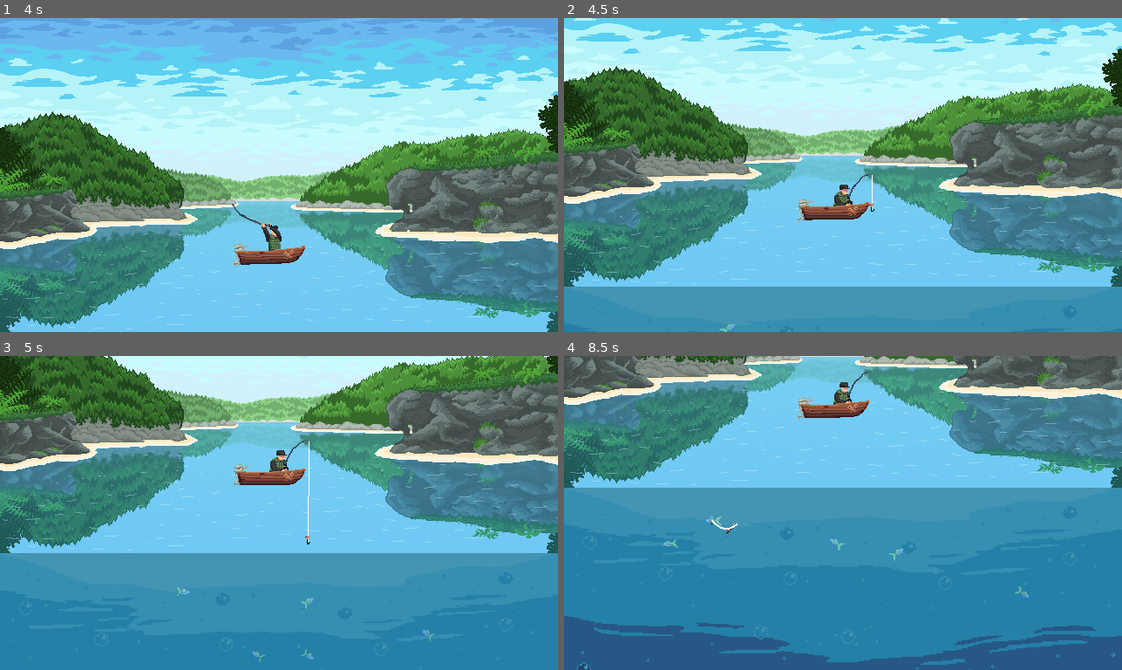
Above: before the commit, frames 1-4 (two rows, left to right).
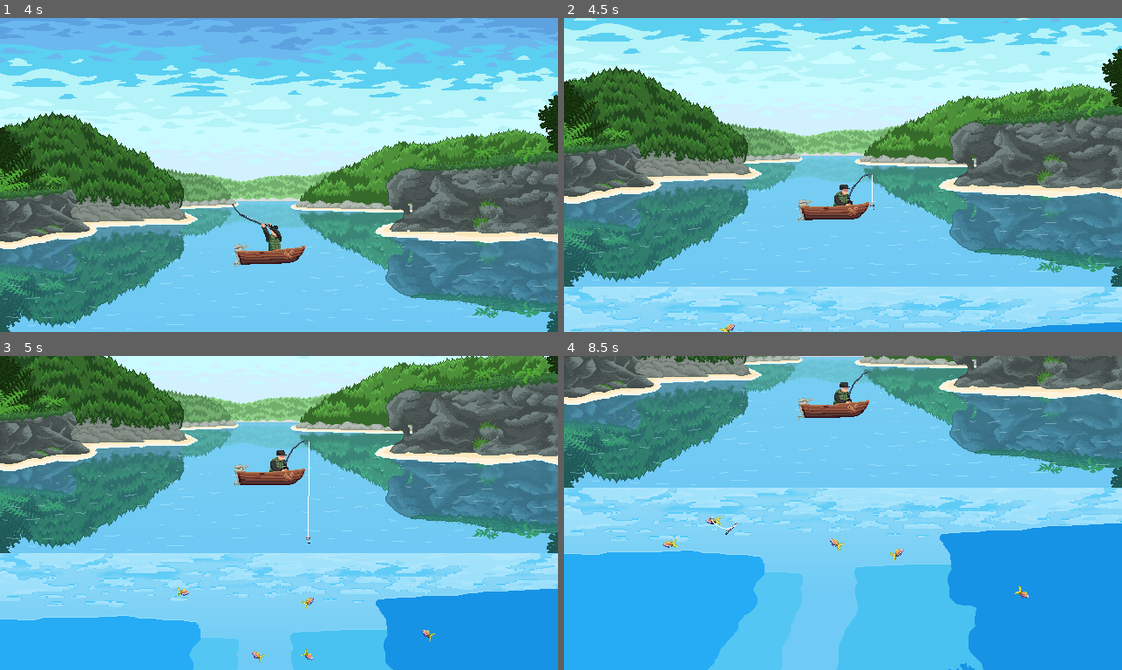
Above: after the commit, the same moments.

Repository: Bad-Onion/gyotaku
Game: Godot game, scene res://main.tscn
Same seed, same stepped clock (60 frames per second), same inputs: the game is played once before the commit and once after it.
Inputs (mouse positions are in pixels of both pictures, inside the frame that each line leads up to):
- Up to frame 1 (4 s): click "Jogar" at 0.5 s; move the mouse to (401, 159) at 1.27 s; click (401, 159) at 1.35 s; move the mouse to (167, 190) at 2.02 s; click (167, 190) at 2.1 s; move the mouse to (334, 105) at 2.77 s; click (334, 105) at 2.85 s; move the mouse to (251, 237) at 3.52 s; click (251, 237) at 3.6 s
- Up to frame 2 (4.5 s): move the mouse to (1010, 222) at 4.27 s; click (1010, 222) at 4.35 s
- Up to frame 3 (5 s): no input
- Up to frame 4 (8.5 s): move the mouse to (675, 465) at 5.02 s; click (675, 465) at 5.1 s; move the mouse to (870, 513) at 5.77 s; click (870, 513) at 5.85 s; move the mouse to (759, 434) at 6.52 s; click (759, 434) at 6.6 s; move the mouse to (965, 497) at 7.27 s; click (965, 497) at 7.35 s; move the mouse to (731, 528) at 8.02 s; click (731, 528) at 8.1 s

Frame 1 is identical in both runs. In frame 2, 14% of the frame differs, in the area x 0-100%, y 58-100%; in frame 3, 37%; in frame 4, 58%, in the area x 0-100%, y 41-100%.

Commit message:
assets background images

Diff:
--- a/gyotaku/scenes/interactables/fishing_cursor_ui/fishing_cursor_ui.tscn
+++ b/gyotaku/scenes/interactables/fishing_cursor_ui/fishing_cursor_ui.tscn
@@ -1,9 +1,9 @@
 [gd_scene format=3 uid="uid://up571wp5o825"]
 
-[ext_resource type="Texture2D" uid="uid://strfaqn8wah7" path="res://assets/sprites/HUD/a-retro-styled-pixel-art-illustration-of-a-fishing-rod-free-png.webp" id="1_7gxyw"]
 [ext_resource type="Script" uid="uid://csx5k7ay4wh0r" path="res://scenes/interactables/fishing_cursor_ui/components/fishing_hud_config.gd" id="2_d6030"]
-[ext_resource type="Texture2D" uid="uid://ccxha327uwpcl" path="res://assets/sprites/HUD/sr2e72fbd0562aws3.png" id="2_xla6n"]
 [ext_resource type="Script" uid="uid://df0awv8y88e4b" path="res://scenes/interactables/fishing_cursor_ui/fishing_cursor_ui.gd" id="3_2duka"]
+[ext_resource type="Texture2D" uid="uid://big7vr8yu8ock" path="res://assets/sprites/fishing_rod/fishing_cursor.png" id="3_d6030"]
+[ext_resource type="Texture2D" uid="uid://eebee6qdtu0p" path="res://assets/sprites/HUD/fishing_cursor_arrow_hud.png" id="4_a4k06"]
 [ext_resource type="Script" uid="uid://bp6jpcuc73prj" path="res://scenes/interactables/fishing_cursor_ui/components/fishing_line_renderer.gd" id="4_kpmcx"]
 
 [sub_resource type="Resource" id="Resource_a4k06"]
@@ -17,24 +17,24 @@
 
 [node name="RodSprite" type="Sprite2D" parent="." unique_id=2066038344]
 unique_name_in_owner = true
-scale = Vector2(0.013010205, 0.013010205)
-texture = ExtResource("1_7gxyw")
+scale = Vector2(0.76795846, 0.76795846)
+texture = ExtResource("3_d6030")
 
 [node name="TipMarker" type="Marker2D" parent="RodSprite" unique_id=1987311679]
 unique_name_in_owner = true
-position = Vector2(461.17645, -384.3137)
+position = Vector2(7.812923, -6.510769)
 
 [node name="ArrowSprite" type="Sprite2D" parent="." unique_id=2137930341]
 unique_name_in_owner = true
-position = Vector2(12.000001, -12)
+position = Vector2(13.028747, -13.326645)
 rotation = -0.7261898
-scale = Vector2(0.007812512, 0.007812512)
-texture = ExtResource("2_xla6n")
+scale = Vector2(0.3340224, 0.3340224)
+texture = ExtResource("4_a4k06")
 script = ExtResource("3_2duka")
 
 [node name="FishingLine" type="Line2D" parent="." unique_id=216516106]
 unique_name_in_owner = true
-width = 2.0
+width = 1.0
 begin_cap_mode = 2
 end_cap_mode = 2
 script = ExtResource("4_kpmcx")
--- a/gyotaku/scenes/levels/level_1/level_1.tscn
+++ b/gyotaku/scenes/levels/level_1/level_1.tscn
@@ -4,10 +4,9 @@
 [ext_resource type="Script" uid="uid://c6offhed2uwqi" path="res://scenes/levels/level_1/level_1.gd" id="1_58uyj"]
 [ext_resource type="Script" uid="uid://c8d754vqus2jd" path="res://scenes/mechanics/fishing_mechanic/fishing_mechanic_system.gd" id="2_3lh42"]
 [ext_resource type="Script" uid="uid://cvequxdehv1n8" path="res://scenes/mechanics/camera/fishing_camera.gd" id="2_hhmec"]
-[ext_resource type="Texture2D" uid="uid://djljh5k7mj4fa" path="res://assets/backgrounds/shiva-arkaplann.jpg" id="2_napug"]
-[ext_resource type="Texture2D" uid="uid://cwxvuk7jqel8d" path="res://assets/backgrounds/okinawa_background.png" id="3_1jeig"]
 [ext_resource type="Texture2D" uid="uid://bol4gj83bfk5p" path="res://assets/sprites/boat/Barco-Sheet.png" id="3_napug"]
 [ext_resource type="Script" uid="uid://ci7g83sbukdl2" path="res://scenes/mechanics/fishing_mechanic/player_fishing_input.gd" id="3_vmhy7"]
+[ext_resource type="PackedScene" uid="uid://cct68w64r5qsd" path="res://scenes/ui/okinawa_background/okinawa_underwater_background.tscn" id="4_1iula"]
 [ext_resource type="Script" uid="uid://d4im07ios3cej" path="res://scenes/mechanics/fishing_mechanic/fish_spawner.gd" id="4_58uyj"]
 [ext_resource type="Script" uid="uid://byhdwncbhrg0u" path="res://scenes/interactables/boat/boat_floating.gd" id="4_w3g2g"]
 [ext_resource type="PackedScene" uid="uid://cgb7ob0db0t1f" path="res://scenes/entities/fishes/fish.tscn" id="5_ojo11"]
@@ -23,21 +22,6 @@
 [ext_resource type="Script" uid="uid://b5trg2v7qwdrj" path="res://scenes/entities/player/states/player_pull_state.gd" id="13_5d3u7"]
 [ext_resource type="Script" uid="uid://btmllpkc3kjpr" path="res://scenes/interactables/fishing_cursor_ui/components/world_line_controller.gd" id="21_1iula"]
 [ext_resource type="Script" uid="uid://bp6jpcuc73prj" path="res://scenes/interactables/fishing_cursor_ui/components/fishing_line_renderer.gd" id="21_41r28"]
-
-[sub_resource type="AtlasTexture" id="AtlasTexture_hhmec"]
-atlas = ExtResource("3_1jeig")
-region = Rect2(0, 0, 2560, 1440)
-
-[sub_resource type="SpriteFrames" id="SpriteFrames_wfdrs"]
-animations = [{
-"frames": [{
-"duration": 1.0,
-"texture": SubResource("AtlasTexture_hhmec")
-}],
-"loop": true,
-"name": &"default",
-"speed": 5.0
-}]
 
 [sub_resource type="AtlasTexture" id="AtlasTexture_wloe5"]
 atlas = ExtResource("3_napug")
@@ -106,21 +90,10 @@
 
 [node name="Background" type="Node" parent="." unique_id=2001595502]
 
-[node name="Water" type="Sprite2D" parent="Background" unique_id=1963824193]
-modulate = Color(0.2784314, 0.78431374, 1, 0.6117647)
-z_index = 3
-position = Vector2(320, 540.33984)
-scale = Vector2(0.33399886, 0.33396265)
-texture = ExtResource("2_napug")
+[node name="OkinawaBackground" parent="Background" unique_id=1616347244 instance=ExtResource("5_v0dvh")]
 
-[node name="BackgroundLandscape" type="AnimatedSprite2D" parent="Background" unique_id=1308207994]
-visible = false
-z_index = 1
-position = Vector2(320, 180.00002)
-scale = Vector2(0.25008067, 0.2500807)
-sprite_frames = SubResource("SpriteFrames_wfdrs")
-
-[node name="OkinawaBackground" parent="Background" unique_id=1616347244 instance=ExtResource("5_v0dvh")]
+[node name="OkinawaUnderwaterBackground" parent="Background" unique_id=1010358310 instance=ExtResource("4_1iula")]
+position = Vector2(0, 360)
 
 [node name="Boat" type="Node" parent="." unique_id=439834229]
 
@@ -137,6 +110,7 @@
 z_as_relative = false
 position = Vector2(14, -24.073181)
 animation = &"pull_line"
+frame = 0
 frame_progress = 0.0
 
 [node name="PlayerStateMachine" type="Node" parent="Boat/Boat/Player" unique_id=1698381403 node_paths=PackedStringArray("initial_state")]
--- a/gyotaku/scenes/mechanics/fishing_bait_mechanic/fishing_hook.tscn
+++ b/gyotaku/scenes/mechanics/fishing_bait_mechanic/fishing_hook.tscn
@@ -1,7 +1,7 @@
 [gd_scene format=3 uid="uid://mp300i7css66"]
 
 [ext_resource type="Script" uid="uid://87abuo83oxqw" path="res://scenes/mechanics/fishing_bait_mechanic/fishing_hook.gd" id="1_l8o40"]
-[ext_resource type="Texture2D" uid="uid://c4h4fox58pool" path="res://assets/sprites/fishing_rod/fishing_hook_minecraft.png" id="2_l8o40"]
+[ext_resource type="Texture2D" uid="uid://bgbefi0fmyhs0" path="res://assets/sprites/fishing_rod/fishing_hook.png" id="2_l8o40"]
 
 [sub_resource type="CircleShape2D" id="CircleShape2D_l8o40"]
 radius = 5.0
@@ -10,7 +10,8 @@
 script = ExtResource("1_l8o40")
 
 [node name="HookSprite" type="Sprite2D" parent="." unique_id=936541698]
-scale = Vector2(0.025448283, 0.025448283)
+position = Vector2(1.000001, -0.99999905)
+scale = Vector2(0.70022416, 0.70022416)
 texture = ExtResource("2_l8o40")
 
 [node name="CollisionShape2D" type="CollisionShape2D" parent="." unique_id=1349494476]
--- a/gyotaku/scenes/ui/okinawa_background/okinawa_background.tscn
+++ b/gyotaku/scenes/ui/okinawa_background/okinawa_background.tscn
@@ -1,13 +1,13 @@
 [gd_scene format=3 uid="uid://bcbxhrgo0wlfw"]
 
-[ext_resource type="Texture2D" uid="uid://b5lapoffabm7g" path="res://assets/backgrounds/okinawa/Ceu.png" id="1_mtm42"]
-[ext_resource type="Texture2D" uid="uid://byle31p7kt338" path="res://assets/backgrounds/okinawa/Montanha_Horizonte.png" id="2_4f0ou"]
-[ext_resource type="Texture2D" uid="uid://dntumpylymxgp" path="res://assets/backgrounds/okinawa/Montanha_Esquerda_3.png" id="3_uekg8"]
-[ext_resource type="Texture2D" uid="uid://wv4wi3ood24s" path="res://assets/backgrounds/okinawa/Montanha_Direita__2.png" id="4_pmoxm"]
-[ext_resource type="Texture2D" uid="uid://fteem8mo0l4" path="res://assets/backgrounds/okinawa/Montanha_Esquerda_2.png" id="5_d637k"]
-[ext_resource type="Texture2D" uid="uid://bpd5wedggpu32" path="res://assets/backgrounds/okinawa/Montanha_Esquerda_1.png" id="6_8p0c7"]
-[ext_resource type="Texture2D" uid="uid://bj5lakp8jvqde" path="res://assets/backgrounds/okinawa/Montanha_Direita_1.png" id="7_1d3g0"]
-[ext_resource type="Texture2D" uid="uid://hursjd8g8ixf" path="res://assets/backgrounds/okinawa/agua.png" id="8_4f0ou"]
+[ext_resource type="Texture2D" uid="uid://b5lapoffabm7g" path="res://assets/backgrounds/okinawa/surface/Ceu.png" id="1_mtm42"]
+[ext_resource type="Texture2D" uid="uid://byle31p7kt338" path="res://assets/backgrounds/okinawa/surface/Montanha_Horizonte.png" id="2_4f0ou"]
+[ext_resource type="Texture2D" uid="uid://dntumpylymxgp" path="res://assets/backgrounds/okinawa/surface/Montanha_Esquerda_3.png" id="3_uekg8"]
+[ext_resource type="Texture2D" uid="uid://wv4wi3ood24s" path="res://assets/backgrounds/okinawa/surface/Montanha_Direita__2.png" id="4_pmoxm"]
+[ext_resource type="Texture2D" uid="uid://fteem8mo0l4" path="res://assets/backgrounds/okinawa/surface/Montanha_Esquerda_2.png" id="5_d637k"]
+[ext_resource type="Texture2D" uid="uid://bpd5wedggpu32" path="res://assets/backgrounds/okinawa/surface/Montanha_Esquerda_1.png" id="6_8p0c7"]
+[ext_resource type="Texture2D" uid="uid://bj5lakp8jvqde" path="res://assets/backgrounds/okinawa/surface/Montanha_Direita_1.png" id="7_1d3g0"]
+[ext_resource type="Texture2D" uid="uid://hursjd8g8ixf" path="res://assets/backgrounds/okinawa/surface/agua.png" id="8_4f0ou"]
 
 [node name="OkinawaBackground" type="Node" unique_id=1616347244]
 
--- /dev/null
+++ b/gyotaku/scenes/ui/okinawa_background/okinawa_underwater_background.tscn
@@ -0,0 +1,44 @@
+[gd_scene format=3 uid="uid://cct68w64r5qsd"]
+
+[ext_resource type="Texture2D" uid="uid://j361mvliix5y" path="res://assets/backgrounds/okinawa/underwater/Fundo_Agua.png" id="1_0vsfu"]
+[ext_resource type="Texture2D" uid="uid://dru8g3y7swt3w" path="res://assets/backgrounds/okinawa/underwater/Terra_Fundo_7.png" id="2_epons"]
+[ext_resource type="Texture2D" uid="uid://cslaelrs6suqj" path="res://assets/backgrounds/okinawa/underwater/Terra_Fundo_6.png" id="3_a3prl"]
+[ext_resource type="Texture2D" uid="uid://bdsl53phsgjcp" path="res://assets/backgrounds/okinawa/underwater/Terra_Fundo_5.png" id="4_2wyvv"]
+[ext_resource type="Texture2D" uid="uid://dl6722yxg065m" path="res://assets/backgrounds/okinawa/underwater/Terra_Fundo_4.png" id="5_vgbym"]
+[ext_resource type="Texture2D" uid="uid://dw5ku1msm4gk6" path="res://assets/backgrounds/okinawa/underwater/Terra_Fundo_3.png" id="6_6i0im"]
+[ext_resource type="Texture2D" uid="uid://cwcfdqwxnup4j" path="res://assets/backgrounds/okinawa/underwater/Terra_Fundo_2.png" id="7_s4f0x"]
+[ext_resource type="Texture2D" uid="uid://oaj6dwr63xoh" path="res://assets/backgrounds/okinawa/underwater/Terra_Fundo_1.png" id="8_rbxeu"]
+
+[node name="OkinawaUnderwaterBackground" type="Node2D" unique_id=1010358310]
+
+[node name="WaterBackground" type="Sprite2D" parent="." unique_id=942469248]
+position = Vector2(320, 250)
+texture = ExtResource("1_0vsfu")
+
+[node name="WaterBack7" type="Sprite2D" parent="." unique_id=1472713179]
+position = Vector2(320, 250)
+texture = ExtResource("2_epons")
+
+[node name="WaterBack6" type="Sprite2D" parent="." unique_id=1847503277]
+position = Vector2(320, 250)
+texture = ExtResource("3_a3prl")
+
+[node name="WaterBack5" type="Sprite2D" parent="." unique_id=1084239104]
+position = Vector2(320, 250)
+texture = ExtResource("4_2wyvv")
+
+[node name="WaterBack4" type="Sprite2D" parent="." unique_id=1687866065]
+position = Vector2(320, 250)
+texture = ExtResource("5_vgbym")
+
+[node name="WaterBack3" type="Sprite2D" parent="." unique_id=1439087591]
+position = Vector2(320, 250)
+texture = ExtResource("6_6i0im")
+
+[node name="WaterBack2" type="Sprite2D" parent="." unique_id=606494064]
+position = Vector2(320, 250)
+texture = ExtResource("7_s4f0x")
+
+[node name="WaterBack1" type="Sprite2D" parent="." unique_id=1281090587]
+position = Vector2(320, 250)
+texture = ExtResource("8_rbxeu")
Renamed: gyotaku/assets/backgrounds/okinawa/Ceu.png -> gyotaku/assets/backgrounds/okinawa/surface/Ceu.png
Not shown, changed: gyotaku/assets/backgrounds/okinawa/surface/Ceu.png.import
Renamed: gyotaku/assets/backgrounds/okinawa/Montanha_Direita_1.png -> gyotaku/assets/backgrounds/okinawa/surface/Montanha_Direita_1.png
Not shown, changed: gyotaku/assets/backgrounds/okinawa/surface/Montanha_Direita_1.png.import
Renamed: gyotaku/assets/backgrounds/okinawa/Montanha_Direita__2.png -> gyotaku/assets/backgrounds/okinawa/surface/Montanha_Direita__2.png
Not shown, changed: gyotaku/assets/backgrounds/okinawa/surface/Montanha_Direita__2.png.import
Renamed: gyotaku/assets/backgrounds/okinawa/Montanha_Esquerda_1.png -> gyotaku/assets/backgrounds/okinawa/surface/Montanha_Esquerda_1.png
Not shown, changed: gyotaku/assets/backgrounds/okinawa/surface/Montanha_Esquerda_1.png.import
Renamed: gyotaku/assets/backgrounds/okinawa/Montanha_Esquerda_2.png -> gyotaku/assets/backgrounds/okinawa/surface/Montanha_Esquerda_2.png
Not shown, changed: gyotaku/assets/backgrounds/okinawa/surface/Montanha_Esquerda_2.png.import
Renamed: gyotaku/assets/backgrounds/okinawa/Montanha_Esquerda_3.png -> gyotaku/assets/backgrounds/okinawa/surface/Montanha_Esquerda_3.png
Not shown, changed: gyotaku/assets/backgrounds/okinawa/surface/Montanha_Esquerda_3.png.import
(and 38 more such lines)
